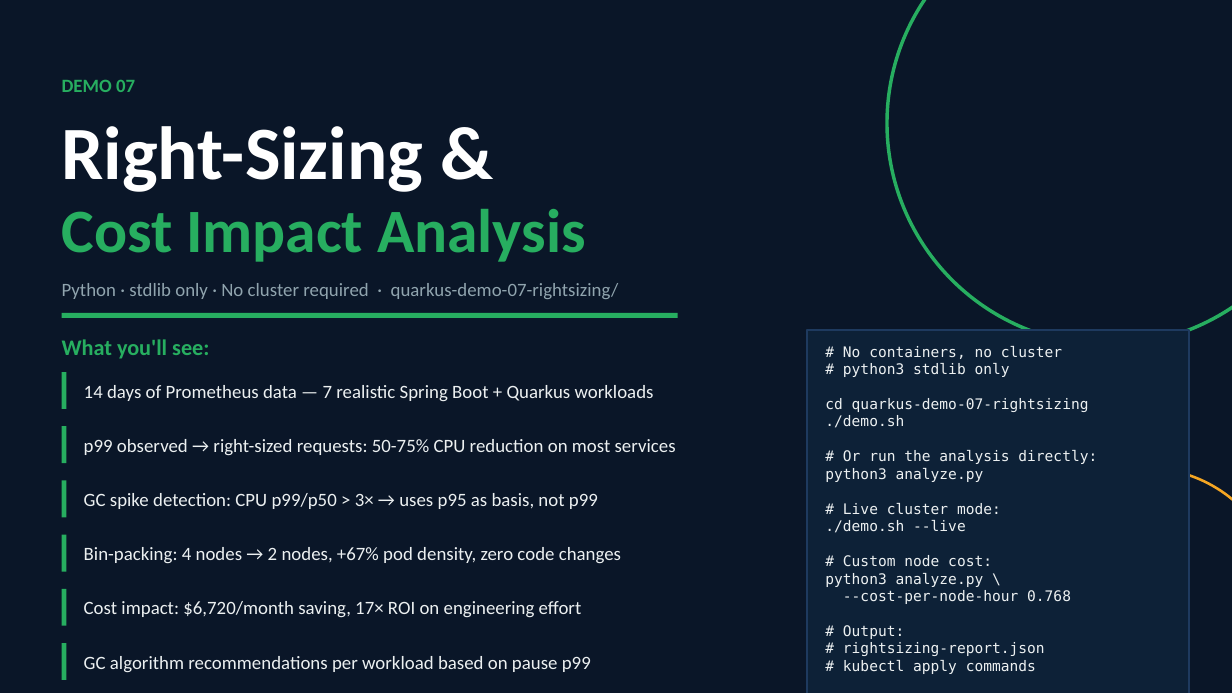
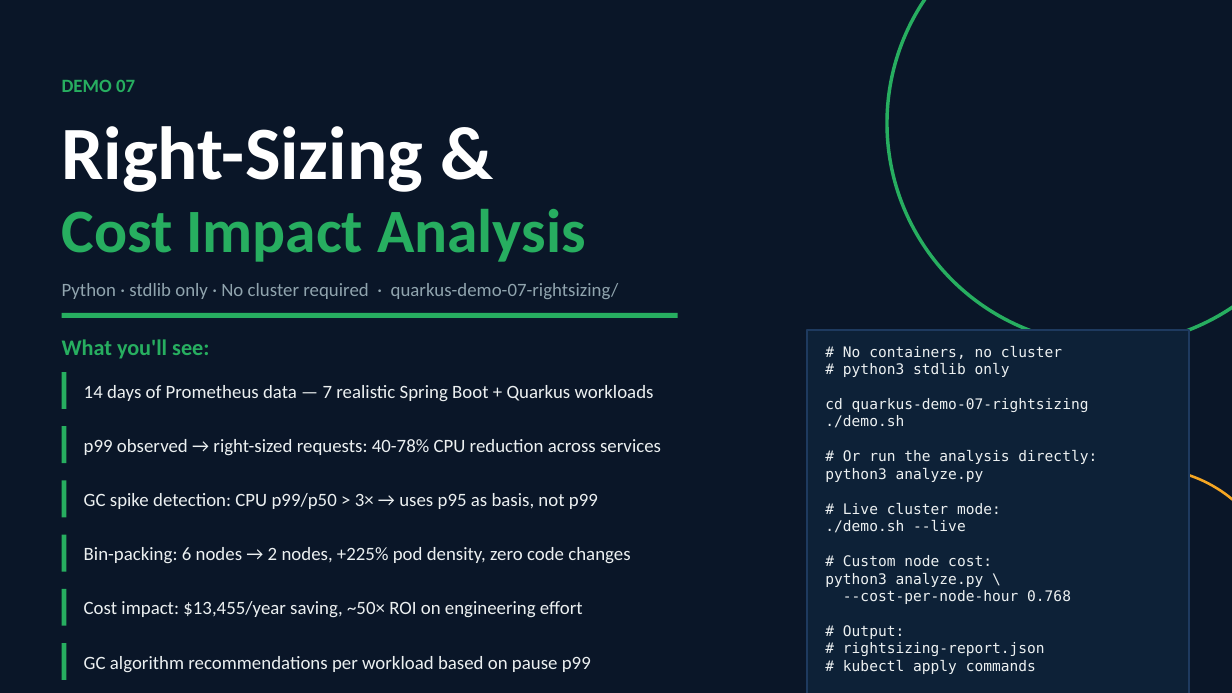
Before and after one commit to patterncatalyst/quarkus-optimization, a slide deck: slide 47 of presentation/optimizing-quarkus-on-kubernetes.pptx. Drawn at 1232x693 pixels with LibreOffice and Linux fonts; fonts in the diff are those of the drawing. Boxes give left, top, right and bottom in pixels: in the first picture for what was removed or moved away, otherwise in the second. Text is boxed around its words. In the diff, an @@ line names an element or a change of style, - is before the commit and + after.

```diff
--- a/presentation/optimizing-quarkus-on-kubernetes.pptx
+++ b/presentation/optimizing-quarkus-on-kubernetes.pptx
@@ text at [84,439,661,456]: text changed @@
-p99 observed → right-sized requests: 50-75% CPU reduction on most services
+p99 observed → right-sized requests: 40-78% CPU reduction across services
@@ text at [84,547,630,564]: text changed @@
-Bin-packing: 4 nodes → 2 nodes, +67% pod density, zero code changes
+Bin-packing: 6 nodes → 2 nodes, +225% pod density, zero code changes
@@ text at [84,601,583,618]: text changed @@
-Cost impact: $6,720/month saving, 17× ROI on engineering effort
+Cost impact: $13,455/year saving, ~50× ROI on engineering effort
```
Also in this commit, not shown: 10 other slides changed, 1 other file.
